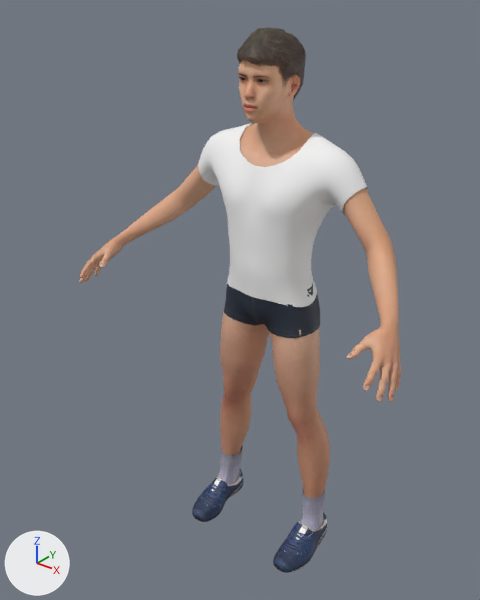
Before and after pictures for a commit that changed the glTF model src/replay/assets/runner-male.glb.
Before and after are seen from a camera (50 mm lens) standing at (1.176, -1.666, 1.922) and looking at (-0.051, -0.132, 0.971). Every picture has the same lights, and +X, +Y and +Z are marked at lower left. The picture after the commit comes second. Vertices at exactly the same position are counted once.

Script lines for the objects in view, before the commit:
```python
ob_human = bpy.data.objects.new('Human', me_base)
ob_human.location = (0.0, 0.0, 0.0)
ob_human_cortu_jeans_shorts = bpy.data.objects.new('Human.cortu_jeans_shorts', me_jean_shorts)
ob_human_cortu_jeans_shorts.location = (0.0, 0.0, 0.0)
ob_human_elvs_crude_t_shirt_male = bpy.data.objects.new('Human.elvs_crude_t-shirt_male', me_crude_male_shirt)
ob_human_elvs_crude_t_shirt_male.location = (0.0, 0.0, 0.0)
ob_human_shoes06 = bpy.data.objects.new('Human.shoes06', me_shoes06)
ob_human_shoes06.location = (0.0, 0.0, 0.0)
ob_human_short02 = bpy.data.objects.new('Human.short02', me_short02)
ob_human_short02.location = (0.0, 0.0, 0.0)
```
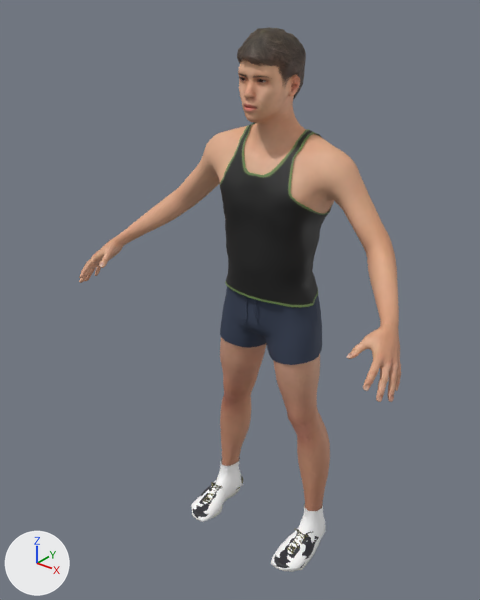
Pixel boxes (x1, y1, x2, y2) of what changed, in the pictures (480 x 600 px):
'Human.elvs_crude_t-shirt_male', deleted
    before: (198, 123, 367, 307)
'Human.mindfront_tank_top_01', added
    after: (220, 122, 332, 307)
'Human.cortu_jeans_shorts', reshaped
    before: (224, 284, 320, 338)
    after: (220, 287, 322, 365)
'Human.shoes06', reshaped, recoloured (10% shorter)
    before: (192, 446, 327, 573)
    after: (191, 457, 326, 571)
'Human.punkduck_running_shoes_01', added
    after: (192, 476, 320, 572)
part 1 of me_base, reshaped
    before: (221, 312, 320, 359)
    after: (205, 130, 355, 212)
part 2 of me_base, added
    after: (222, 459, 239, 466)
part 3 of me_base, added
    after: (305, 502, 323, 511)
part 4 of me_shoes06, rebuilt (10% taller)
    before: (273, 512, 327, 573)
    after: (271, 504, 326, 571)
part 5 of me_shoes06, rebuilt (22% taller)
    before: (192, 469, 244, 522)
    after: (191, 457, 243, 522)
part 6 of me_shoes06, deleted
    before: (301, 489, 325, 531)
part 7 of me_shoes06, deleted
    before: (218, 446, 243, 485)

Diff of the bpy script that builds the scene:
```diff
--- a/src/replay/assets/runner-male.glb.py
+++ b/src/replay/assets/runner-male.glb.py
@@ me_base @@
-me_base.from_pydata(...)  # 10326 vertices, 20290 faces; spans x -0.6..0.6, y -0.39..0.09, z 0.16..1.78
+me_base.from_pydata(...)  # 9901 vertices, 19624 faces; spans x -0.6..0.6, y -0.39..0.09, z 0.1..1.78
+# me_base part 1: 723 vertices removed from x -0.18..0.18, y -0.13..0.08, z 0.81..1.4; 218 vertices added at x -0.26..0.26, y -0.13..0.09, z 1.29..1.48
+# me_base part 2: 40 vertices added at x -0.23..-0.18, y -0.05..0.04, z 0.1..0.14
+# me_base part 3: 40 vertices added at x 0.18..0.23, y -0.05..0.04, z 0.1..0.14
+# other edits to the shape of me_base do not show in these pictures
 me_base.materials.append(mat_human_body)
@@ me_jean_shorts @@
-me_jean_shorts.from_pydata(...)  # 285 vertices, 500 faces; spans x -0.178..0.178, y -0.131..0.099, z 0.839..1.079
-me_jean_shorts.materials.append(mat_human_cortu_jeans_shorts)  # picture img_jean_shorts_diff
+me_jean_shorts.from_pydata(...)  # 681 vertices, 1248 faces; spans x -0.194..0.194, y -0.139..0.102, z 0.77..1.054
+# me_jean_shorts part 8: 285 vertices removed from x -0.178..0.178, y -0.131..0.099, z 0.839..1.079; 681 vertices added at x -0.194..0.194, y -0.139..0.102, z 0.77..1.054
+me_jean_shorts.materials.append(mat_human_mindfront_male_swimming_trunks_02)  # dark blue #353f55
@@ me_shoes06 @@
-me_shoes06.from_pydata(...)  # 1594 vertices, 3064 faces; spans x -0.264..0.264, y -0.224..0.057, z -0.017..0.219
-me_shoes06.materials.append(mat_human_shoes06)  # picture img_shoes06_diffuse
+me_shoes06.from_pydata(...)  # 260 vertices, 496 faces; spans x -0.265..0.265, y -0.223..0.056, z -0.008..0.159
+# me_shoes06 part 4: the loose piece of 653 vertices spanning x 0.149..0.264, y -0.224..0.057, z -0.017..0.1 is rebuilt with 130 vertices and now spans x 0.149..0.265, y -0.223..0.056, z -0.008..0.159, in mat_human_joepal_crude_low_socks (picture img_crudelowsocksdiffuse)
+# me_shoes06 part 5: the loose piece of 653 vertices spanning x -0.264..-0.149, y -0.224..0.057, z -0.017..0.1 is rebuilt with 130 vertices and now spans x -0.265..-0.149, y -0.223..0.056, z -0.008..0.159, in mat_human_joepal_crude_low_socks (picture img_crudelowsocksdiffuse)
+# me_shoes06 part 6: the loose piece of 144 vertices spanning x 0.155..0.242, y -0.098..0.044, z 0.04..0.219 is deleted
+# me_shoes06 part 7: the loose piece of 144 vertices spanning x -0.242..-0.155, y -0.098..0.044, z 0.04..0.219 is deleted
+me_shoes06.materials.append(mat_human_joepal_crude_low_socks)  # picture img_crudelowsocksdiffuse
@@ ob_human_elvs_crude_t_shirt_male @@
-ob_human_elvs_crude_t_shirt_male = bpy.data.objects.new('Human.elvs_crude_t-shirt_male', me_crude_male_shirt)
@@ ob_human_punkduck_running_shoes_01 @@
+ob_human_punkduck_running_shoes_01 = bpy.data.objects.new('Human.punkduck_running_shoes_01', me_runningshoes)  # 1630 vertices, 2792 faces; spans x -0.262..0.262, y -0.232..0.053, z -0.021..0.089; in mat_human_punkduck_running_shoes_01 (picture img_runningshoes)
+ob_human_punkduck_running_shoes_01.location = (0.0, 0.0, 0.0)
@@ ob_human_mindfront_tank_top_01 @@
+ob_human_mindfront_tank_top_01 = bpy.data.objects.new('Human.mindfront_tank_top_01', me_tank_top_01)  # 903 vertices, 1672 faces; spans x -0.184..0.184, y -0.15..0.102, z 0.988..1.52; in mat_human_mindfront_tank_top_01 (picture img_tank_top_01)
+ob_human_mindfront_tank_top_01.location = (0.0, 0.0, 0.0)
```
